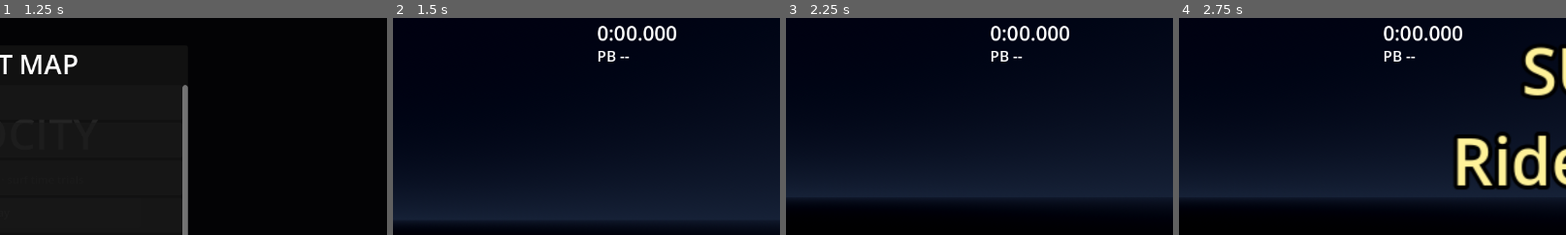
Above: before the commit, frames 1-4 (left to right).
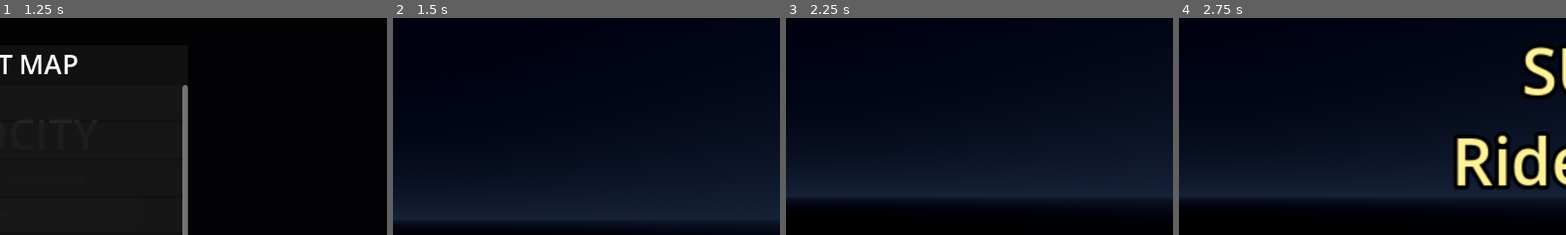
Above: after the commit, the same moments.

Repository: jamesdileva/surfhop
Game: Godot game, scene res://scenes/world/Game.tscn
Two runs of this game, one before a commit and one after it. Both use one fixed random seed, a clock stepped at 60 frames per second and the inputs below. Sound files missing from this copy of the repository are replaced by a short silence.
Inputs (mouse positions are % of the whole screen's width and height, from its top left):
- Up to frame 1 (1.25 s): click "Play" at 0.5 s
- Up to frame 2 (1.5 s): click "Skypark ★★★" at 1.25 s
- Up to frame 3 (2.25 s): tap Enter at 2 s; move the mouse to (55, 50) at 2.02 s; hold W (move_forward) from 2.03 s (still down); hold Ctrl (duck) from 2.03 s (still down); click (55, 50) at 2.17 s
- Up to frame 4 (2.75 s): keep holding W (move_forward); keep holding Ctrl (duck); tap Space (jump) at 2.27 s
The pictures show only the part of the screen within x 50-100%, y 4-53%; the shares and areas given below are measured in that part.

Frame 1 is identical in both runs. In frame 2, 1.0% of the frame differs, in the area x 52-74%, y 3-21%; in frame 3, 1.0%; in frame 4, 1.0%.

Commit message:
feat(skypark-s3): arena top-speed scoring, menu row, fly guide
TopSpeed/HUD speed-score gate generalized endless->endless/arena (per-map persistence already worked; menu entry automatic). Scoring tests + skypark menu-row assert. Guide: Flying the gap (S-brake). Suite 675/0.

Diff:
--- a/scripts/game/TopSpeed.gd
+++ b/scripts/game/TopSpeed.gd
@@ -1,9 +1,10 @@
 class_name TopSpeed
 extends Node
 
-## Endless-mode score tracker (Phase 7 E1): on maps whose metadata is tagged
-## "endless", tracks the current-session peak speed and persists the all-time
-## top per map (MapRecord.best_speed via SaveManager). Dormant everywhere else.
+## Speed-scored arena tracker (Phase 7 E1 endless, S2 Skypark): on maps
+## whose metadata is tagged "endless" or "arena", tracks the
+## current-session peak speed and persists the all-time top per map
+## (MapRecord.best_speed via SaveManager). Dormant everywhere else.
 
 const ANNOUNCE_MARGIN := 25.0  # u/s above the all-time top before re-announcing
 
@@ -34,7 +35,8 @@
 	if loader == null or game_manager == null:
 		return
 	var metadata: MapMetadata = loader.current_metadata
-	endless_active = metadata != null and metadata.tags.has("endless")
+	endless_active = metadata != null \
+		and (metadata.tags.has("endless") or metadata.tags.has("arena"))
 	if endless_active:
 		all_time_top = float(
 			get_node("/root/SaveManager").get_top_speed(game_manager.map_name))
--- a/scripts/ui/HUDController.gd
+++ b/scripts/ui/HUDController.gd
@@ -218,8 +218,9 @@
 	return _achievement_label.text
 
 
-## New map (re)loaded: PB belongs to the new map now. Endless-tagged maps
-## swap the race HUD for the top-speed layout (Phase 7 E1).
+## New map (re)loaded: PB belongs to the new map now. Speed-scored maps
+## (tags "endless" or "arena", Phase 7 E1 / S2 Skypark) swap the race HUD
+## for the top-speed layout.
 func _on_map_loaded(_map_node: Node) -> void:
 	_refresh_pb()
 	var endless := _is_endless_map()
@@ -237,7 +238,8 @@
 	var loader := get_node_or_null("/root/LevelLoader")
 	if loader == null or loader.current_metadata == null:
 		return false
-	return bool(loader.current_metadata.tags.has("endless"))
+	var tags: PackedStringArray = loader.current_metadata.tags
+	return tags.has("endless") or tags.has("arena")
 
 
 func _on_top_speed_beaten(speed: float) -> void:
--- a/tests/test_runner.gd
+++ b/tests/test_runner.gd
@@ -113,6 +113,7 @@
 	await _test_challenge_oc_roles()
 	await _test_rollercoaster_map()
 	await _test_skypark_map()
+	await _test_skypark_scoring()
 	await _test_kill_planes()
 	await _test_steam()
 	await _test_main_menu_flow()
@@ -3818,6 +3819,84 @@
 	await process_frame
 
 
+func _test_skypark_scoring() -> void:
+	# S3 Skypark slice: arena maps score by top speed (same tracker and
+	# HUD layout as endless, keyed per map id).
+	var ui: Node = root.get_node("UIManager")
+	var loader: Node = root.get_node("LevelLoader")
+	var sm: Node = root.get_node("SaveManager")
+	var bus: Node = root.get_node("SignalBus")
+	var tracker: Node = ui.get_node_or_null("TopSpeed")
+	_check(tracker != null, "TopSpeed tracker owned by UIManager")
+	if tracker == null:
+		return
+
+	var found: Array[Dictionary] = loader.discover_maps()
+	var entry: Dictionary = {}
+	for e in found:
+		if e["metadata"].map_id == "skypark":
+			entry = e
+			break
+	_check(not entry.is_empty(), "skypark map discovered for scoring")
+	if entry.is_empty():
+		return
+	_check(entry["metadata"].tags.has("arena"),
+		"skypark metadata carries the 'arena' tag")
+
+	var player_root := Node3D.new()
+	root.add_child(player_root)
+	_spawn_test_player_at(player_root, Vector3(0.0, 610.0, 350.0))
+	await _wait_ticks(2)
+	loader.load_map(entry["path"])
+	var loaded := false
+	for i in 120:
+		await process_frame
+		if loader.current_map != null:
+			loaded = true
+			break
+	_check(loaded, "skypark map loads for scoring")
+	await _wait_ticks(3)
+	_check(tracker.endless_active, "tracker activates on arena-tagged map")
+
+	sm._records.records.erase("skypark")
+	tracker._on_map_loaded(loader.current_map)
+	_check(tracker.all_time_top == 0.0, "tracker loaded the reset all-time top")
+	var beaten: Array[float] = []
+	bus.top_speed_beaten.connect(func(speed: float) -> void:
+		beaten.append(speed))
+	bus.velocity_updated.emit(700.0)
+	await physics_frame
+	_check(tracker.session_top == 700.0 and tracker.all_time_top == 700.0,
+		"session peak recorded and persisted (700)")
+	_check(sm.get_top_speed("skypark") == 700.0,
+		"all-time top stored under the skypark map id")
+	_check(not beaten.is_empty(), "first crossing announces top speed")
+	bus.velocity_updated.emit(600.0)
+	await physics_frame
+	_check(tracker.session_top == 700.0,
+		"slower speeds do not reduce the session peak")
+
+	var hud: HUDController = (load("res://scenes/ui/HUD.tscn") as PackedScene).instantiate()
+	root.add_child(hud)
+	hud._on_map_loaded(loader.current_map)
+	await process_frame
+	_check(not hud.get_timer_label().visible,
+		"timer hidden in arena mode")
+	_check(hud.get_top_speed_label().visible, "TOP label shown in arena mode")
+	_check(hud.get_top_speed_text().contains("TOP"),
+		"top-speed readout populated (%s)" % hud.get_top_speed_text())
+	hud.queue_free()
+
+	var record_path := ProjectSettings.globalize_path(sm.RECORDS_PATH)
+	loader.unload_current()
+	ui.dismiss_menus()
+	sm._records = RecordsResource.new()
+	if FileAccess.file_exists(sm.RECORDS_PATH):
+		DirAccess.remove_absolute(record_path)
+	player_root.queue_free()
+	await process_frame
+
+
 ## Regression sweep for the beginner kill-plane bug (P2 playtest): every
 ## map's kill_plane_y must sit well below its lowest collision surface, or
 ## playable geometry triggers respawn loops. Instances scenes without adding
@@ -4014,6 +4093,8 @@
 		"map select lists discovered maps (%d)" % rows.get_child_count())
 	_check(rows.get_node_or_null("test_mapButton") == null,
 		"dev/test maps hidden from map select (audit B7)")
+	_check(rows.get_node_or_null("skyparkButton") != null,
+		"skypark arena listed in map select")
 
 	# --- Launch a map through the flow ---
 	ui.launch_map("res://scenes/maps/test_map.tscn")
Not shown, changed: docs/history.md
Not shown, changed: docs/open_maps_vision.md
Not shown, changed: docs/user_guide.md
Not shown, changed: worklog.md
